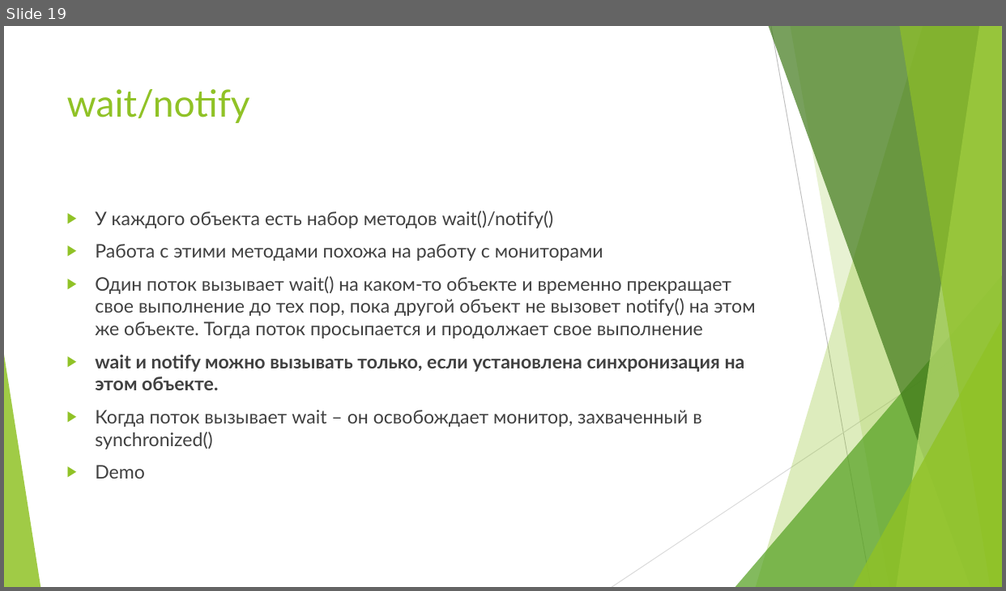
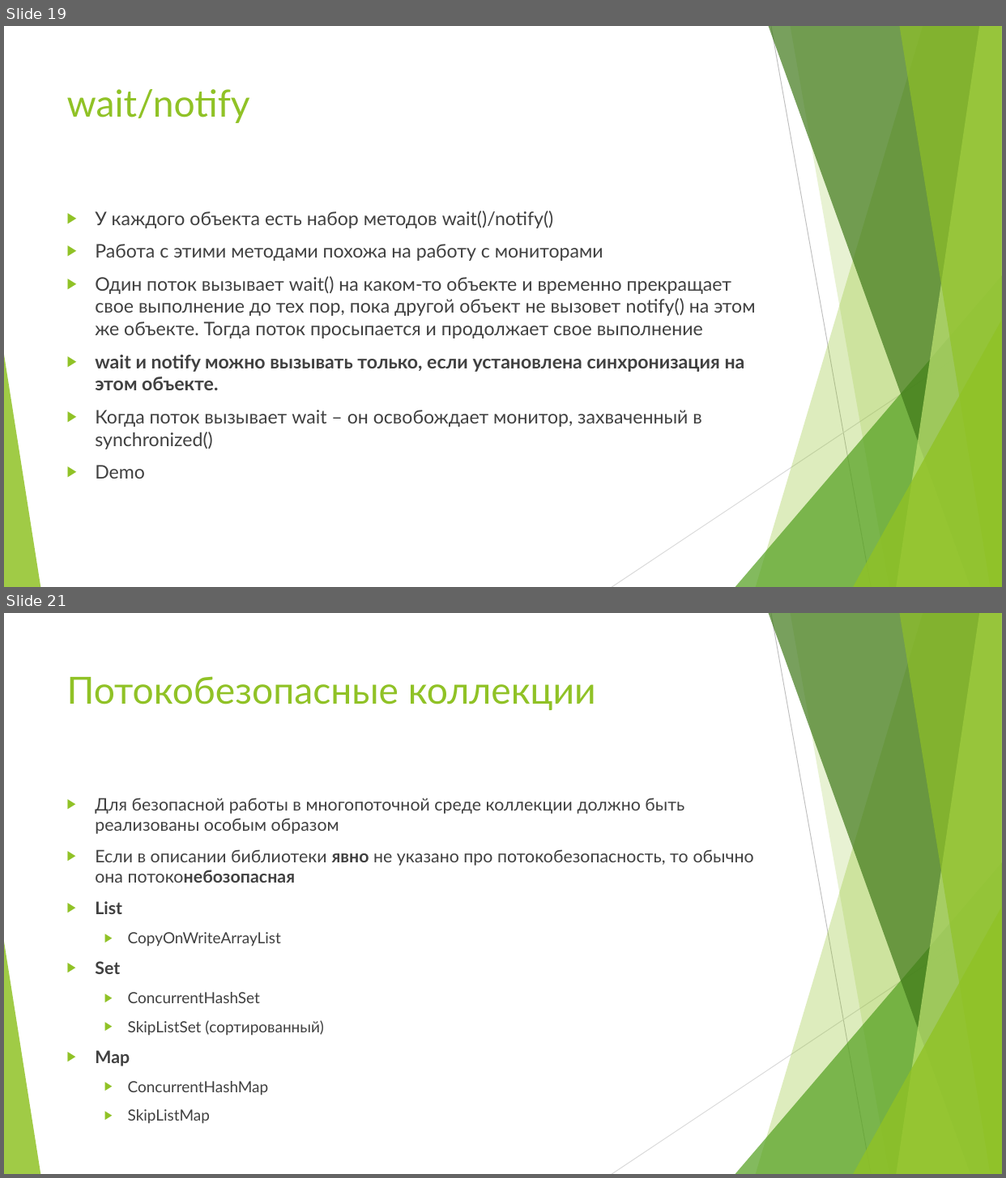
Before and after one commit to VladimirDorovskikh/mera_se_2020, a slide deck: _LECTIONS/10/10_Multithreading.pptx. Shown one above the other, each under a label of ours: slide 19 before the commit, slides 19 and 21 after it; the slides between them are not shown. The pictures are 1006x591 and 1006x1178 pixels, drawn with LibreOffice and Linux fonts; fonts in the diff are those of the drawing. Boxes give left, top, right and bottom in pixels: in the first picture for what was removed or moved away, otherwise in the second. Text is boxed around its words. In the diff, an @@ line names an element or a change of style, - is before the commit and + after.

```diff
--- a/_LECTIONS/10/10_Multithreading.pptx
+++ b/_LECTIONS/10/10_Multithreading.pptx
@@ slide 21 added at box(4, 613, 1002, 1174), background #FFFFFF; not listed: 10 template elements that a slide beside it also shows @@
@@ title added at box(67, 676, 596, 710), 36 pt, text #90C226 @@
+Потокобезопасные коллекции
@@ text added at box(95, 798, 754, 1096), 16.6 pt, text #404040 @@
+▶ Для безопасной работы в многопоточной среде коллекции должно быть реализованы особым образом
+▶ Если в описании библиотеки явно не указано про потокобезопасность, то обычно она потоконебозопасная
+▶ List
+  ▶ CopyOnWriteArrayList
+▶ Set
+  ▶ ConcurrentHashSet
+  ▶ SkipListSet (сортированный)
+▶ Map
+  ▶ ConcurrentHashMap
+  ▶ SkipListMap
```
Also in this commit, not shown: 1 slide changed, 1 other slide added, 1 other file.
